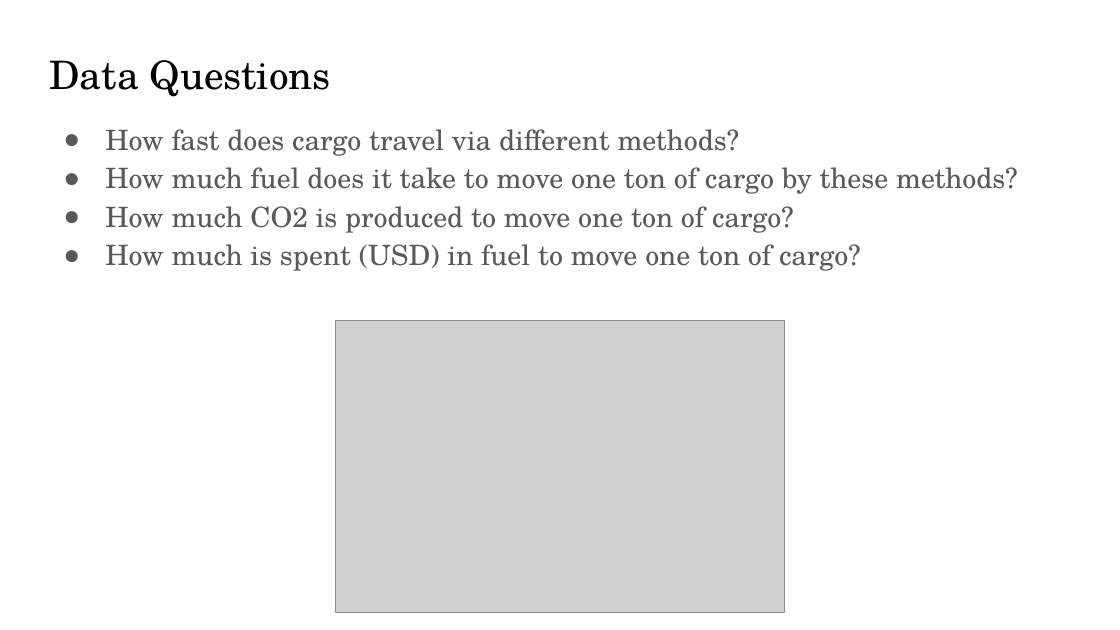
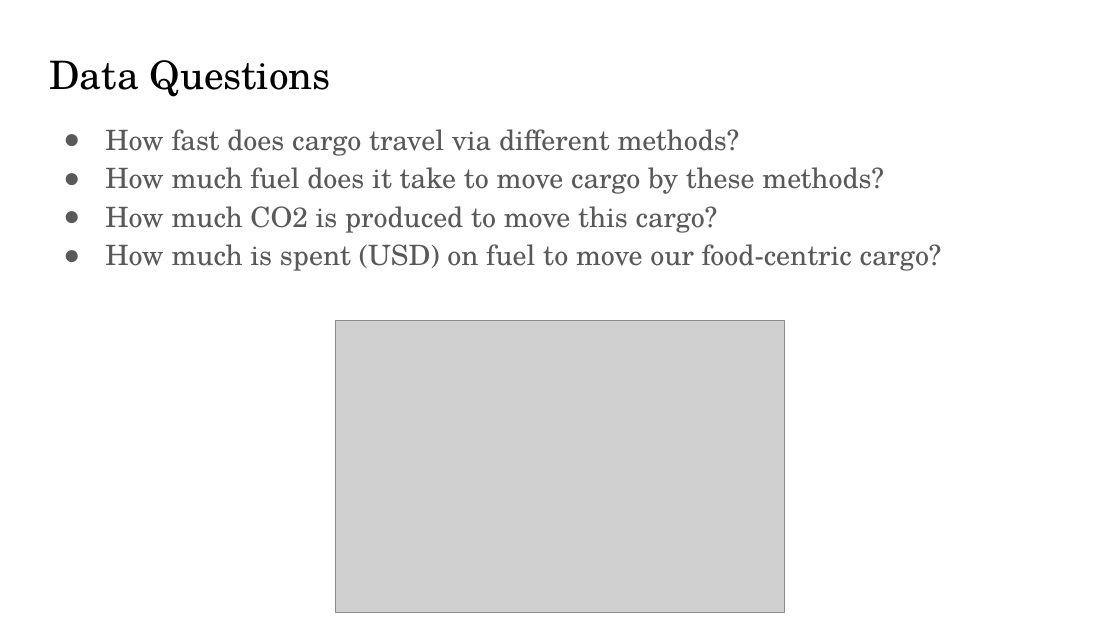
Before and after one commit to Rhunsilval/capstone, a slide deck: slide 3 of Presentation/The Cost of Moving Food - capstone.pptx (slide 4 before the commit). Drawn at 1120x630 pixels with LibreOffice and Linux fonts; fonts in the diff are those of the drawing; grey boxes stand for pictures. Boxes give left, top, right and bottom in pixels: in the first picture for what was removed or moved away, otherwise in the second. Text is boxed around its words. In the diff, an @@ line names an element or a change of style, - is before the commit and + after.

```diff
--- a/Presentation/The Cost of Moving Food - capstone.pptx
+++ b/Presentation/The Cost of Moving Food - capstone.pptx
@@ text at (x1=105, y1=167, x2=942, y2=271): text changed @@
-● How much fuel does it take to move one ton of cargo by these methods?
-● How much CO2 is produced to move one ton of cargo?
-● How much is spent (USD) in fuel to move one ton of cargo?
+● How much fuel does it take to move cargo by these methods?
+● How much CO2 is produced to move this cargo?
+● How much is spent (USD) on fuel to move our food-centric cargo?
```
Also in this commit, not shown: 10 other slides changed, 1 slide added, 16 slides removed, 3 other files.
